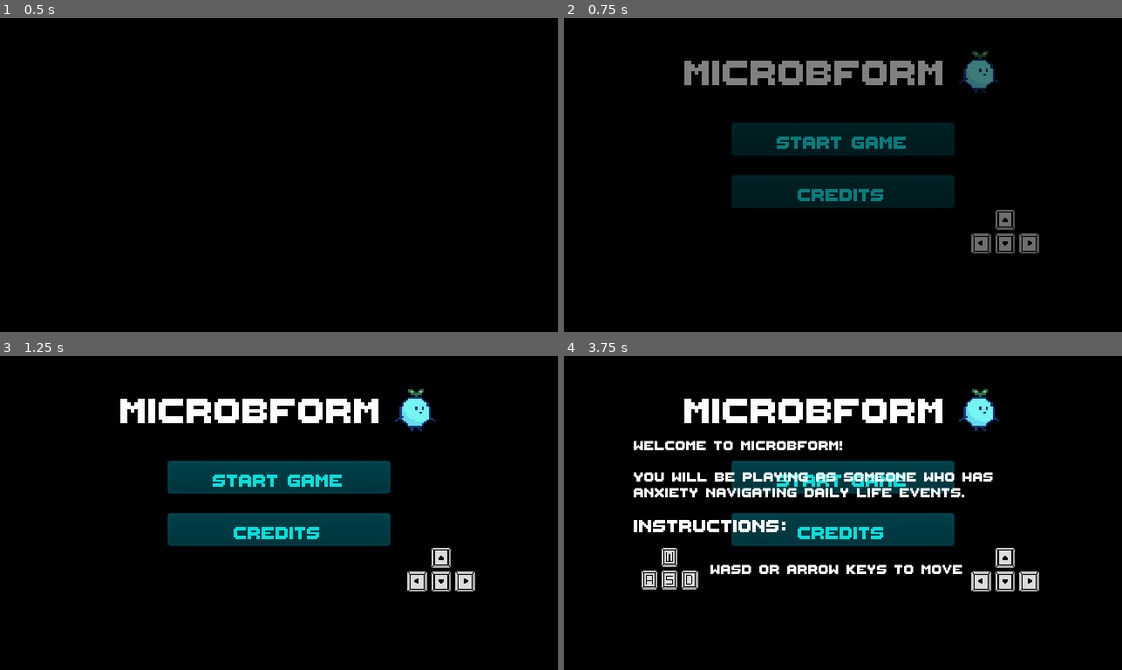
Above: before the commit, frames 1-4 (two rows, left to right).
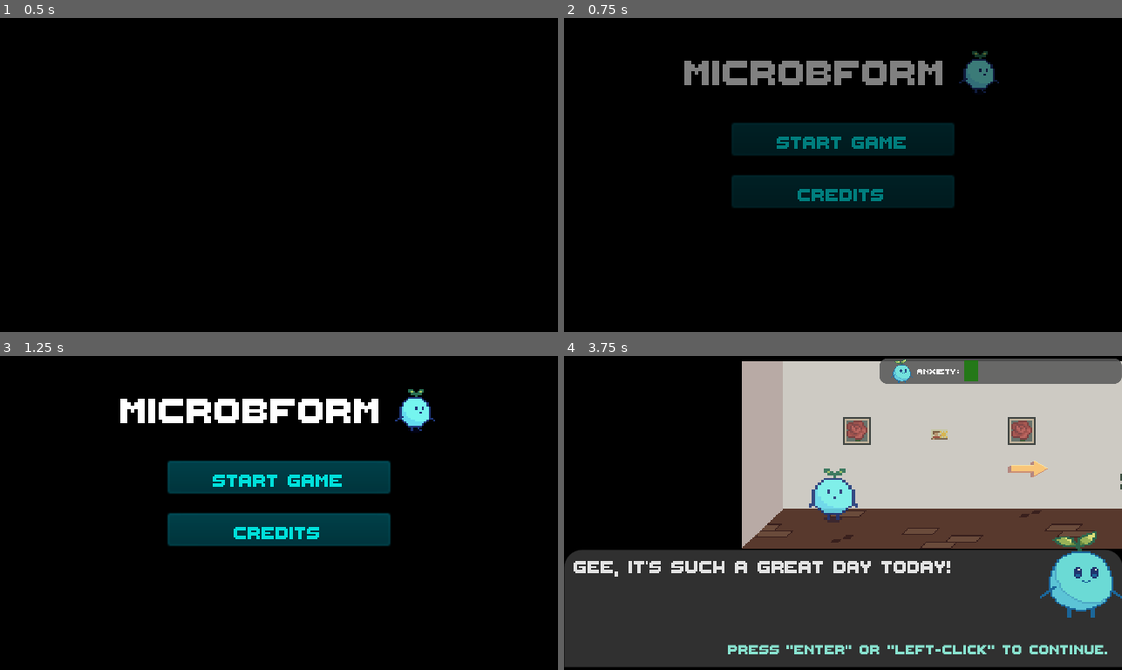
Above: after the commit, the same moments.

Repository: Tkaixiang/Microbform
Game: Godot game, scene res://Rooms/World.tscn
The game is run twice, just before and just after one commit, with the same random seed, the same clock (stepped at 60 frames per second) and the same inputs.
Inputs (mouse positions are in pixels of both pictures, inside the frame that each line leads up to):
- Up to frame 1 (0.5 s): no input
- Up to frame 2 (0.75 s): tap Enter (enter) at 0.5, 0.6 s; move the mouse to (965, 159) at 0.52 s; hold Right (ui_right) from 0.53 s (still down)
- Up to frame 3 (1.25 s): keep holding Right (ui_right)
- Up to frame 4 (3.75 s): release Right (ui_right) at 1.25 s; click "Start Game" at 1.25 s; click (843, 478) at 2 s, where only the run before the commit has a clickable "Start Game"; click (820, 626) at 2.75 s, where only the run after the commit has a clickable "i'm ready!"; move the mouse to (731, 528) at 3.52 s; hold Down (ui_down) from 3.53 s (still down); click (731, 528) at 3.6 s

Frame 1 is identical in both runs. In frame 2, 0.7% of the frame differs, in the area x 72-86%, y 61-75%; in frame 3, 0.7%; in frame 4, 81%, in the area x 0-100%, y 0-100%.

Commit message:
fix

Diff:
--- a/Mindfulhacks/Rooms/MainMenu.tscn
+++ b/Mindfulhacks/Rooms/MainMenu.tscn
@@ -183,11 +183,26 @@
 scale = Vector2( 0.0551152, 0.054112 )
 texture = ExtResource( 6 )
 
-[node name="arrow" type="Sprite" parent="."]
-position = Vector2( 253.338, 121.906 )
+[node name="ready" type="Button" parent="Instructions"]
+modulate = Color( 0, 1, 0.976471, 1 )
+margin_left = 42.29
+margin_top = 106.0
+margin_right = 170.29
+margin_bottom = 125.0
+focus_mode = 0
+custom_fonts/font = ExtResource( 1 )
+enabled_focus_mode = 0
+text = "i'm ready!"
+__meta__ = {
+"_edit_use_anchors_": false
+}
+
+[node name="arrow" type="Sprite" parent="Instructions"]
+position = Vector2( 213.338, 81.9062 )
 scale = Vector2( 0.0657461, 0.0569403 )
 texture = ExtResource( 7 )
 
 [connection signal="pressed" from="MainPanel/Start" to="." method="_on_Start_pressed"]
 [connection signal="pressed" from="MainPanel/Credits" to="." method="_on_Credits_pressed"]
 [connection signal="pressed" from="CreditsMenu/CreditsBack" to="." method="_on_CreditsBack_pressed"]
+[connection signal="pressed" from="Instructions/ready" to="." method="_on_ready_pressed"]
--- a/Mindfulhacks/Rooms/StartingRoom.tscn
+++ b/Mindfulhacks/Rooms/StartingRoom.tscn
@@ -346,7 +346,7 @@
 }
 
 [node name="arrow" type="Sprite" parent="."]
-position = Vector2( 97.7007, 56.4713 )
+position = Vector2( 99.6545, 56.4713 )
 scale = Vector2( 0.529863, 0.450404 )
 texture = ExtResource( 13 )
 hframes = 4
--- a/Mindfulhacks/assets/MainMenu/MainMenu.gd
+++ b/Mindfulhacks/assets/MainMenu/MainMenu.gd
@@ -12,7 +12,7 @@
 
 func _on_Start_pressed():
 	Instructions.visible = true
-	#root.gotoScene("res://Rooms/StartingRoom.tscn")
+	MainPanel.visible = false
 
 func _on_Credits_pressed():
 	MainPanel.visible = false
@@ -21,3 +21,6 @@
 func _on_CreditsBack_pressed():
 	MainPanel.visible = true
 	CreditsMenu.visible = false
+
+func _on_ready_pressed():
+	root.gotoScene("res://Rooms/StartingRoom.tscn")
